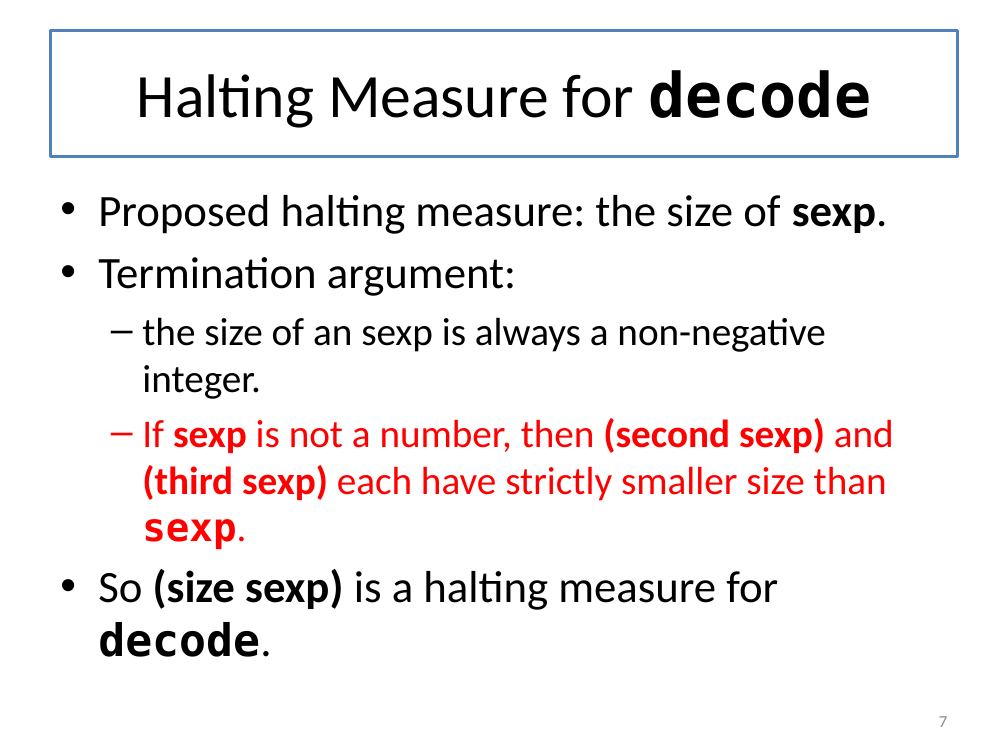
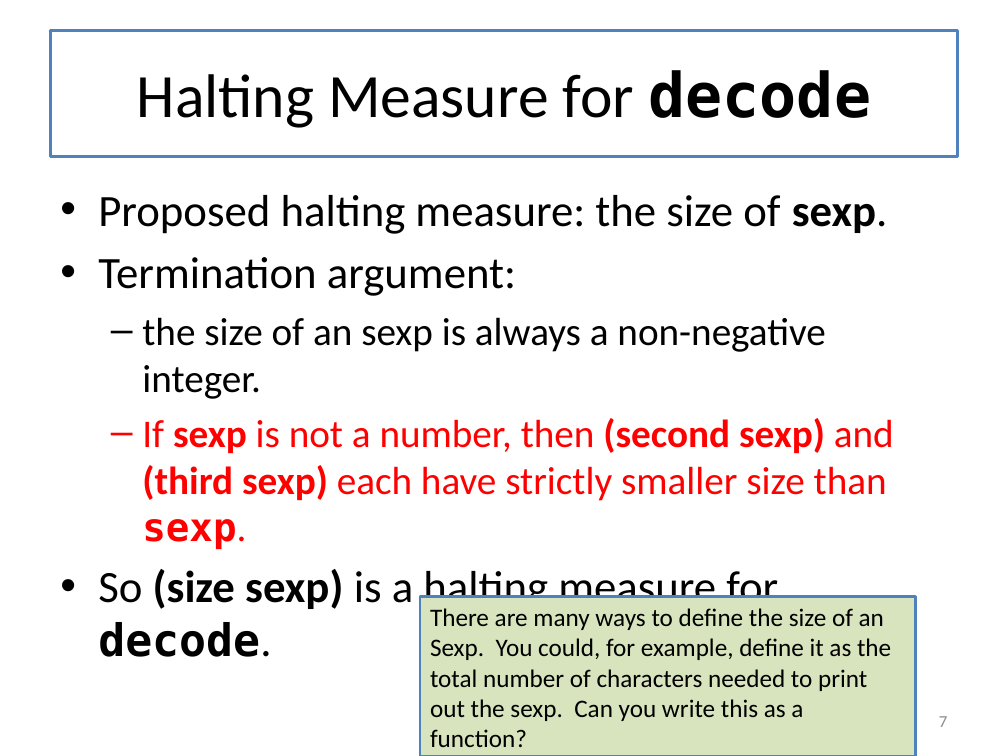
Before and after one commit to mwand/cs5010f16, a slide deck: slide 7 of Slides/Lesson 8.2 Halting Measures.pptx. Drawn at 1008x756 pixels with LibreOffice and Linux fonts; fonts in the diff are those of the drawing. Boxes give left, top, right and bottom in pixels: in the first picture for what was removed or moved away, otherwise in the second. Text is boxed around its words. In the diff, an @@ line names an element or a change of style, - is before the commit and + after.

```diff
--- a/Slides/Lesson 8.2 Halting Measures.pptx
+++ b/Slides/Lesson 8.2 Halting Measures.pptx
@@ rectangle added at <box>420,597,916,756</box>, fill #D7E4BD, outline #4F81BD 2 pt, 18 pt, text #000000 @@
+There are many ways to define the size of an Sexp. You could, for example, define it as the total number of characters needed to print out the sexp. Can you write this as a function?
```
Also in this commit, not shown: 4 other slides changed, 1 other file.
